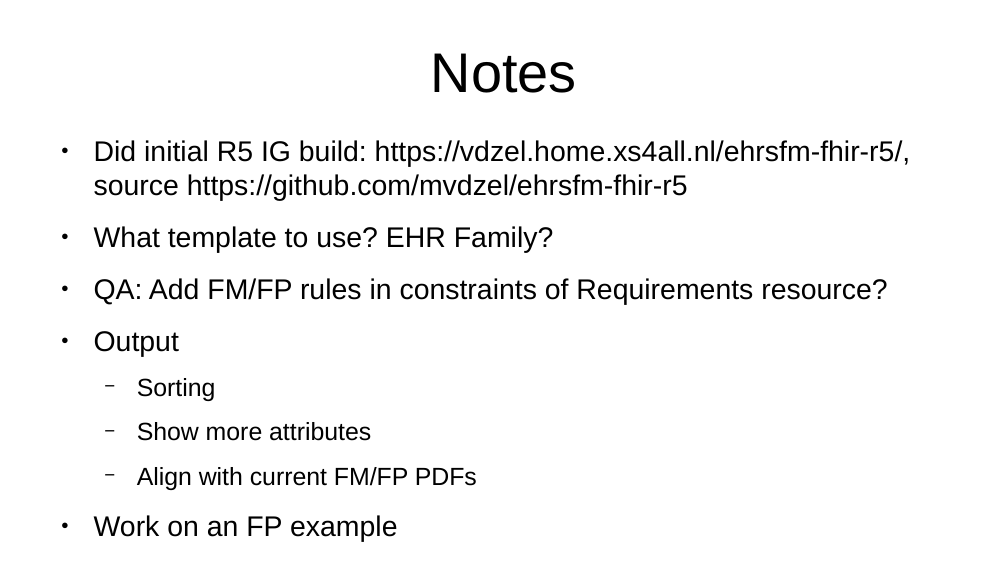
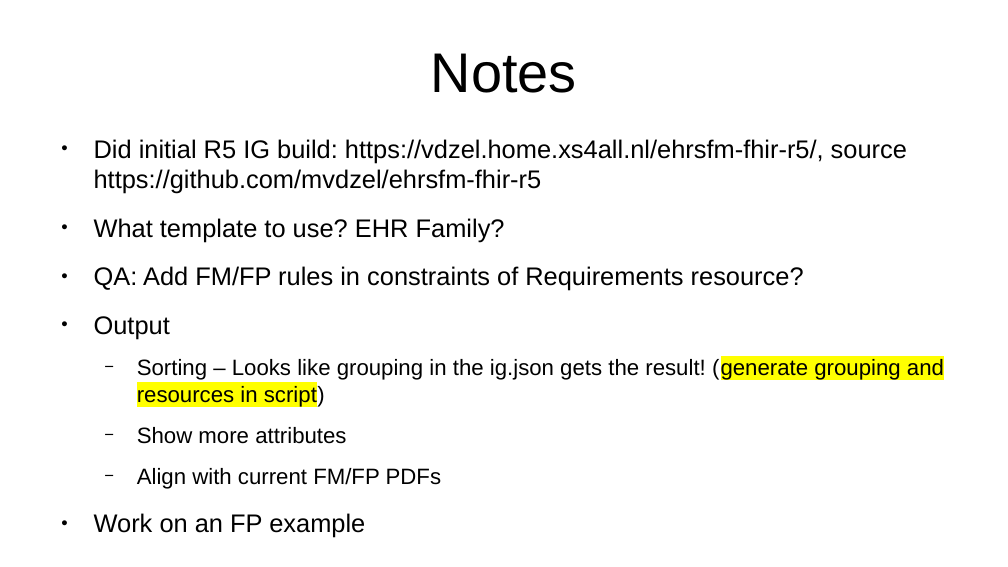
Before and after one commit to HL7/ehrsfm-ig, a slide deck: slide 2 of docs/ehrsfm-tool-fhir_MAY2023.odp. Drawn at 1008x567 pixels with LibreOffice and Linux fonts; fonts in the diff are those of the drawing. Boxes give left, top, right and bottom in pixels: in the first picture for what was removed or moved away, otherwise in the second. Text is boxed around its words. In the diff, an @@ line names an element or a change of style, - is before the commit and + after.

```diff
--- a/docs/ehrsfm-tool-fhir_MAY2023.odp
+++ b/docs/ehrsfm-tool-fhir_MAY2023.odp
@@ text at (94,139,907,537): size 22.4 to 20 pt in "Did initial R5 IG build: https://vdzel.home.xs4all.nl/ehrsfm ...", "What template to use? EHR Family?", "QA: Add FM/FP rules in constraints of ...", "Output" and 1 more places; size 19.6 to 17.5 pt in "Show more attributes", "Align with current FM/FP PDFs" @@
@@ text at (137,358,944,407): text changed; size 19.6 to 17.5 pt @@
-  − Sorting
+  − Sorting – Looks like grouping in the ig.json gets the result! (generate grouping and resources in script)
```
Also in this commit, not shown: 10 other files.
